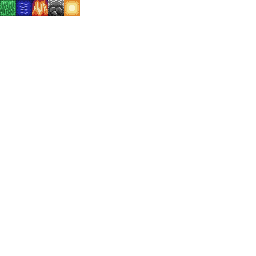
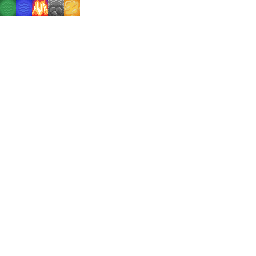
Layers edited between the first and the second 256x256 image:
painted on "Calque de dessin 1" over [left=0, top=0, right=80, bottom=16]
